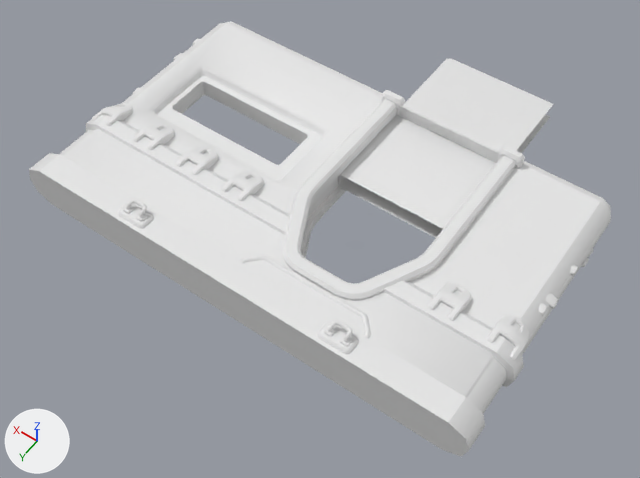
Two versions of the Blender file src/addons/no_mans_sky_base_builder/models-high-res/assets/S_DOORWINT0.blend, one commit apart.
Camera for both pictures: a 50 mm camera at (-3.85, 7.0, 7.71) aimed at (-0.11, 1.77, -0.51). Arrows for +X, +Y and +Z are at lower left; the lights stay in place. The first picture is the older version.

In view in the first picture: 'S_DOORWINT0'.
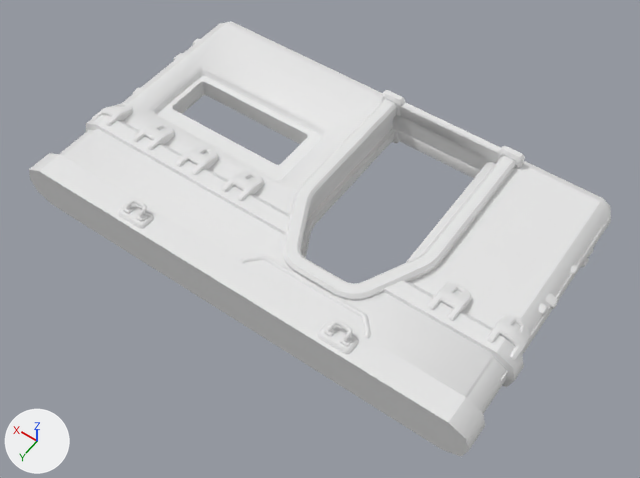
What differs and where, as boxes (x1, y1, x2, y2) in the pictures (640 x 478 px; the box of a moved part takes in the faces that stretch with it):
part 1 of me_s_doorwint0, moved or reshaped (not visible afterwards)
    before: (341, 114, 550, 238)
part 2 of me_s_doorwint0, moved or reshaped
    before: (340, 59, 448, 175)
    after: (407, 162, 490, 262)
part 3 of me_s_doorwint0, moved or reshaped
    before: (341, 59, 553, 229)
    after: (412, 162, 609, 381)

What changed in the scene script:
```text
Change me_s_doorwint0:
    used by ob_s_doorwint0; location = (0.0, 0.0, 0.0)
    remove me_s_doorwint0.from_pydata(...)  # 7456 vertices, 5596 faces; spans x -2.92..2.92, y -1.22..3.33, z -0.42..0.42
    add me_s_doorwint0.from_pydata(...)  # 7350 vertices, 4357 faces; spans x -2.92..2.92, y -0.09..3.33, z -0.42..0.42
    me_s_doorwint0 part 1: the loose piece of 8 vertices spanning x -1.51..-0.04, y -1.22..1.27, z -0.12..-0.11 is moved by (-1.32, 1.3, 0.0)
    me_s_doorwint0 part 2: the loose piece of 8 vertices spanning x -0.06..0.0, y -1.22..1.27, z 0.09..0.12 is moved by (-1.32, 1.3, 0.0)
    me_s_doorwint0 part 3: the loose piece of 8 vertices spanning x -1.51..-0.04, y -1.22..1.27, z 0.11..0.12 is moved by (-1.32, 1.3, 0.0)
    other edits to the shape of me_s_doorwint0 do not show in these pictures
```
